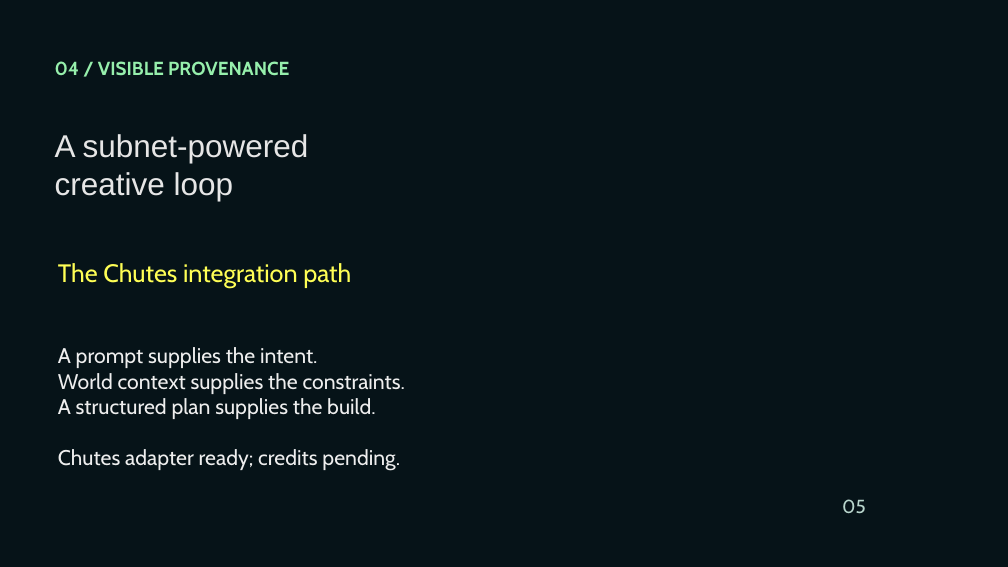
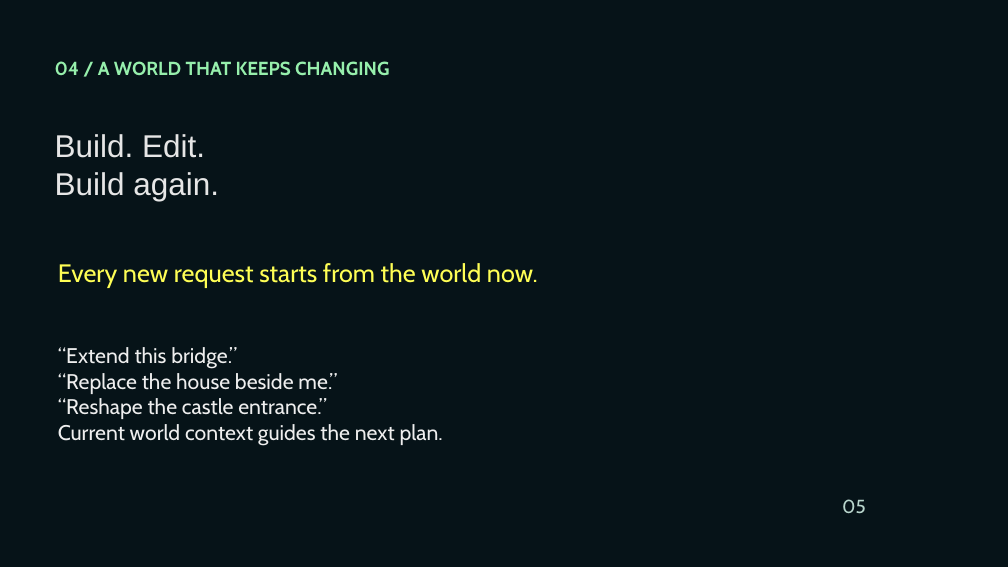
Before and after one commit to Nakshatra05/tensorcraft-bittensor, a slide deck: slide 5 of presentation/TensorCraft-Bittensor-Pitch.pptx. Drawn at 1008x567 pixels with LibreOffice and Linux fonts; fonts in the diff are those of the drawing; background and template pictures are left out. Boxes give left, top, right and bottom in pixels: in the first picture for what was removed or moved away, otherwise in the second. Text is boxed around its words. In the diff, an @@ line names an element or a change of style, - is before the commit and + after.

Commit message:
Reshape pitch around Bittensor world-building narrative

```diff
--- a/presentation/TensorCraft-Bittensor-Pitch.pptx
+++ b/presentation/TensorCraft-Bittensor-Pitch.pptx
@@ text at (55, 61, 389, 76): text changed @@
-04 / VISIBLE PROVENANCE
+04 / A WORLD THAT KEEPS CHANGING
@@ text at (55, 134, 219, 201): text changed @@
-A subnet-powered
-creative loop
+Build. Edit.
+Build again.
@@ text at (58, 263, 538, 288): text changed @@
-The Chutes integration path
+Every new request starts from the world now.
@@ text at (58, 347, 443, 446): text changed @@
-A prompt supplies the intent.
-World context supplies the constraints.
-A structured plan supplies the build.
-Chutes adapter ready; credits pending.
+“Extend this bridge.”
+“Replace the house beside me.”
+“Reshape the castle entrance.”
+Current world context guides the next plan.
```
Also in this commit, not shown: 5 other slides changed, 2 slides added, 2 slides removed.
